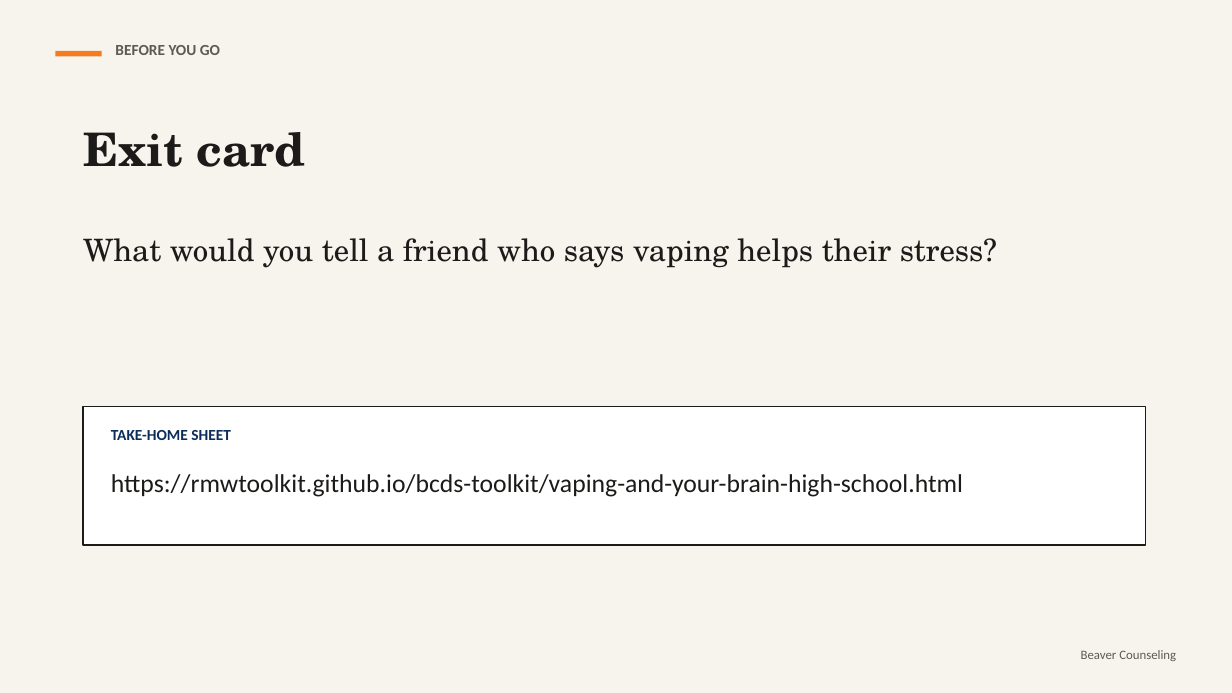
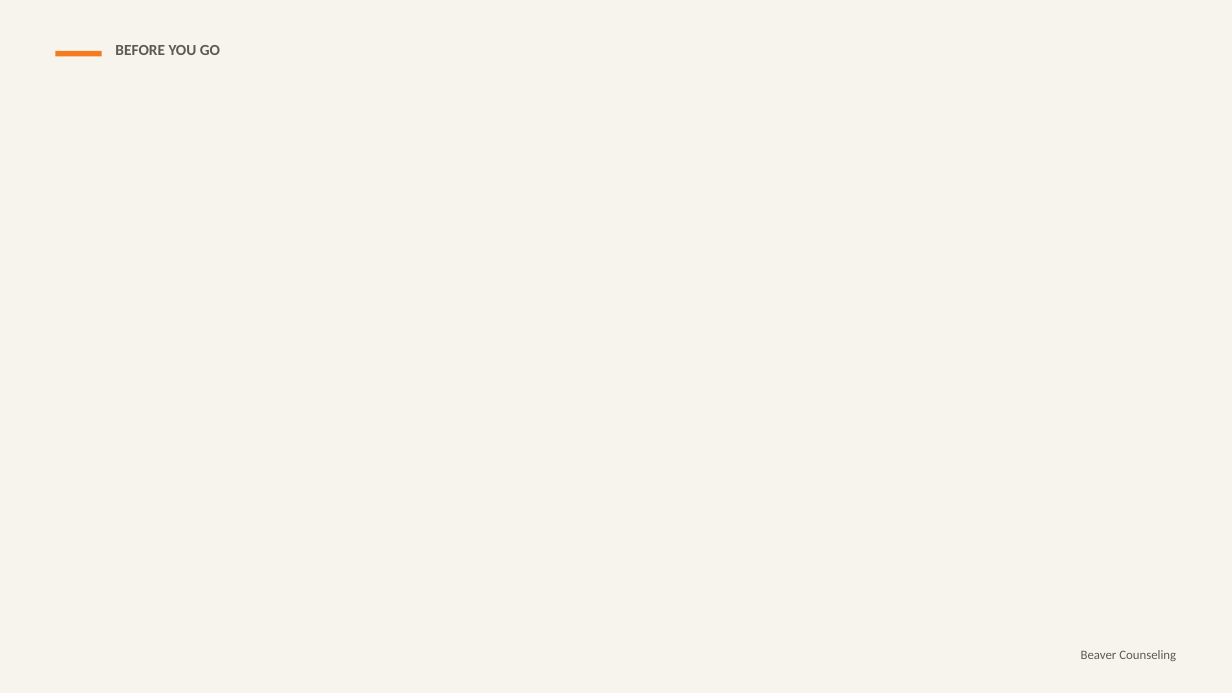
Before and after one commit to rmwtoolkit/bcds-toolkit, a slide deck: slide 18 of decks/vaping-and-your-brain-lesson-v2.pptx (slide 12 before the commit). Drawn at 1232x693 pixels with LibreOffice and Linux fonts; fonts in the diff are those of the drawing; background and template pictures are left out. Boxes give left, top, right and bottom in pixels: in the first picture for what was removed or moved away, otherwise in the second. Text is boxed around its words. In the diff, an @@ line names an element or a change of style, - is before the commit and + after.

```diff
--- a/decks/vaping-and-your-brain-lesson-v2.pptx
+++ b/decks/vaping-and-your-brain-lesson-v2.pptx
@@ text removed at (x1=83, y1=132, x2=305, y2=167) @@
-Exit card
@@ text removed at (x1=83, y1=238, x2=997, y2=268) @@
-What would you tell a friend who says vaping helps their stress?
@@ rectangle removed at (x1=83, y1=407, x2=1146, y2=545) @@
@@ text removed at (x1=111, y1=430, x2=231, y2=440) @@
-TAKE-HOME SHEET
@@ text removed at (x1=111, y1=474, x2=963, y2=497) @@
-https://rmwtoolkit.github.io/bcds-toolkit/vaping-and-your-brain-high-school.html
```
Also in this commit, not shown: 10 other slides changed, 8 slides added, 2 slides removed, 5 other files.
